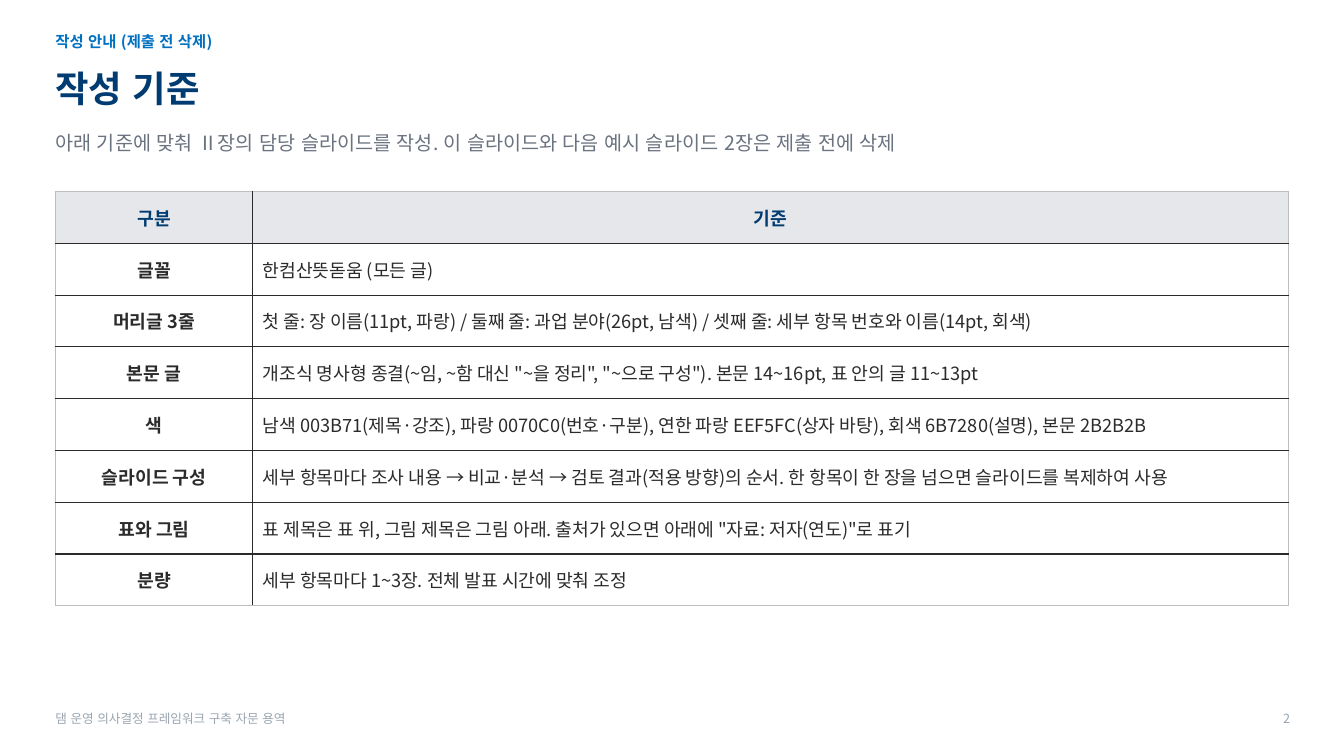
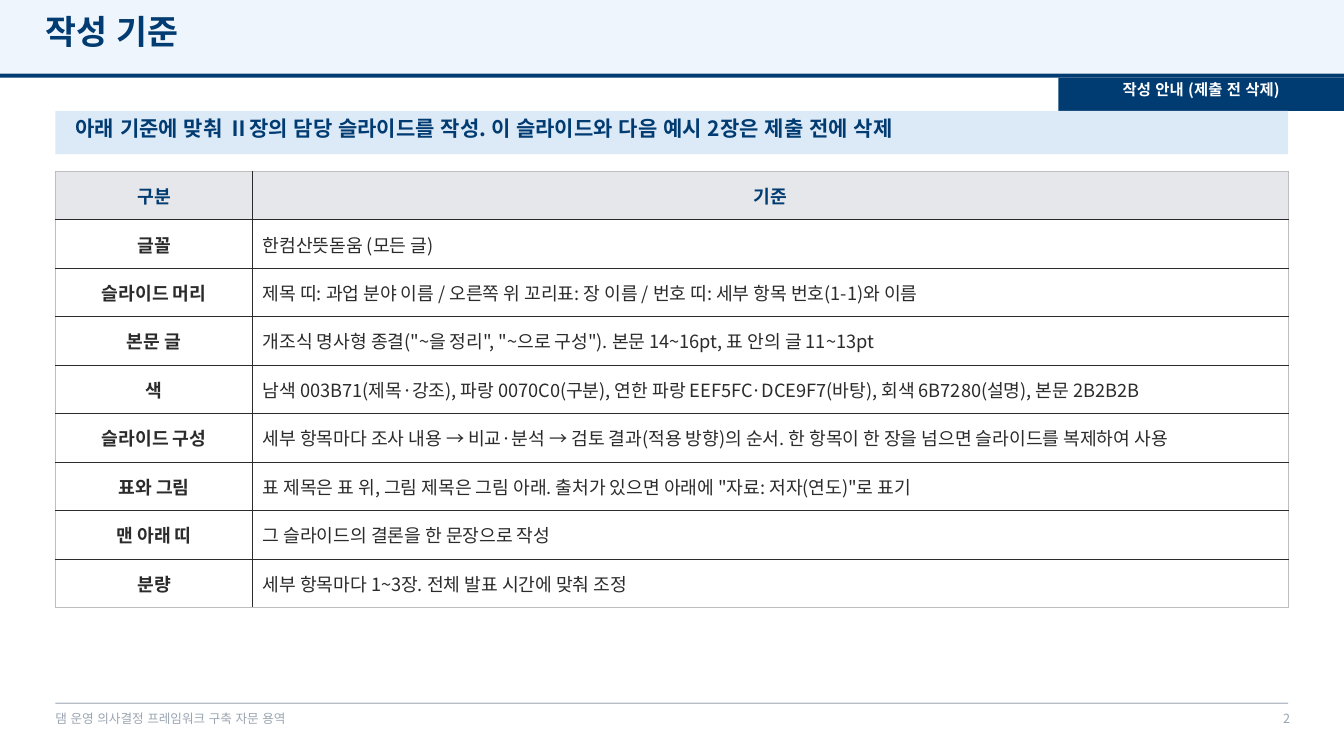
Before and after one commit to mkm1119/KGRAG-LLM, a slide deck: slide 2 of project_khnp/2026.12.09_최종보고회_발표자료_템플릿.pptx. Drawn at 1344x756 pixels with LibreOffice and Linux fonts; fonts in the diff are those of the drawing; background and template pictures are left out. Boxes give left, top, right and bottom in pixels: in the first picture for what was removed or moved away, otherwise in the second. Text is boxed around its words. In the diff, an @@ line names an element or a change of style, - is before the commit and + after.

```diff
--- a/project_khnp/2026.12.09_최종보고회_발표자료_템플릿.pptx
+++ b/project_khnp/2026.12.09_최종보고회_발표자료_템플릿.pptx
@@ rectangle added at (x1=0, y1=0, x2=1344, y2=74), fill #EEF5FC @@
@@ text "작성 기준" moved from (x1=55, y1=71, x2=200, y2=106) to (x1=45, y1=16, x2=179, y2=47) @@
@@ text "작성 기준" at (x1=45, y1=16, x2=179, y2=47): size 26 to 24 pt @@
@@ rectangle added at (x1=0, y1=74, x2=1344, y2=78), fill #003B71 @@
@@ text "작성 안내 (제출 전 삭제)" moved from (x1=55, y1=34, x2=212, y2=50) to (x1=1123, y1=82, x2=1279, y2=98) @@
@@ text "작성 안내 (제출 전 삭제)" at (x1=1123, y1=82, x2=1279, y2=98): text colour #0070C0 to #FFFFFF; alignment left to centre @@
@@ rectangle added at (x1=1059, y1=78, x2=1344, y2=111), fill #003B71 @@
@@ rounded rectangle added at (x1=55, y1=111, x2=1289, y2=154), fill #DCE9F7 @@
@@ text at (x1=76, y1=118, x2=893, y2=138): text changed; size 14 to 15 pt; text colour #6B7280 to #003B71; bold on @@
-아래 기준에 맞춰 Ⅱ장의 담당 슬라이드를 작성. 이 슬라이드와 다음 예시 슬라이드 2장은 제출 전에 삭제
+아래 기준에 맞춰 Ⅱ장의 담당 슬라이드를 작성. 이 슬라이드와 다음 예시 2장은 제출 전에 삭제
@@ table at (x1=55, y1=171, x2=1289, y2=608) @@
-row 3, column 1: 머리글 3줄
+row 3, column 1: 슬라이드 머리
-row 3, column 2: 첫 줄: 장 이름(11pt, 파랑) / 둘째 줄: 과업 분야(26pt, 남색) / 셋째 줄: 세부 항목 번호와 이름(14pt, 회색)
+row 3, column 2: 제목 띠: 과업 분야 이름 / 오른쪽 위 꼬리표: 장 이름 / 번호 띠: 세부 항목 번호(1-1)와 이름
@@ row 4, column 2: "개조식 명사형 종결(~임, ~함 대신 "~을 정리", "~으로 구성"). 본문 14~16pt, 표 안의 글 11~13pt" to "개조식 명사형 종결("~을 정리", "~으로 구성"). 본문 14~16pt, 표 안의 글 11~13pt" @@
-row 5, column 2: 남색 003B71(제목·강조), 파랑 0070C0(번호·구분), 연한 파랑 EEF5FC(상자 바탕), 회색 6B7280(설명), 본문 2B2B2B
+row 5, column 2: 남색 003B71(제목·강조), 파랑 0070C0(구분), 연한 파랑 EEF5FC·DCE9F7(바탕), 회색 6B7280(설명), 본문 2B2B2B
+row 8: 맨 아래 띠 | 그 슬라이드의 결론을 한 문장으로 작성
@@ table resized from (x1=55, y1=192, x2=1289, y2=606) to (x1=55, y1=171, x2=1289, y2=608) @@
@@ rectangle added at (x1=55, y1=703, x2=1289, y2=704), fill #B6BCC6 @@
```
Also in this commit, not shown: 20 other slides changed, 1 other file.
